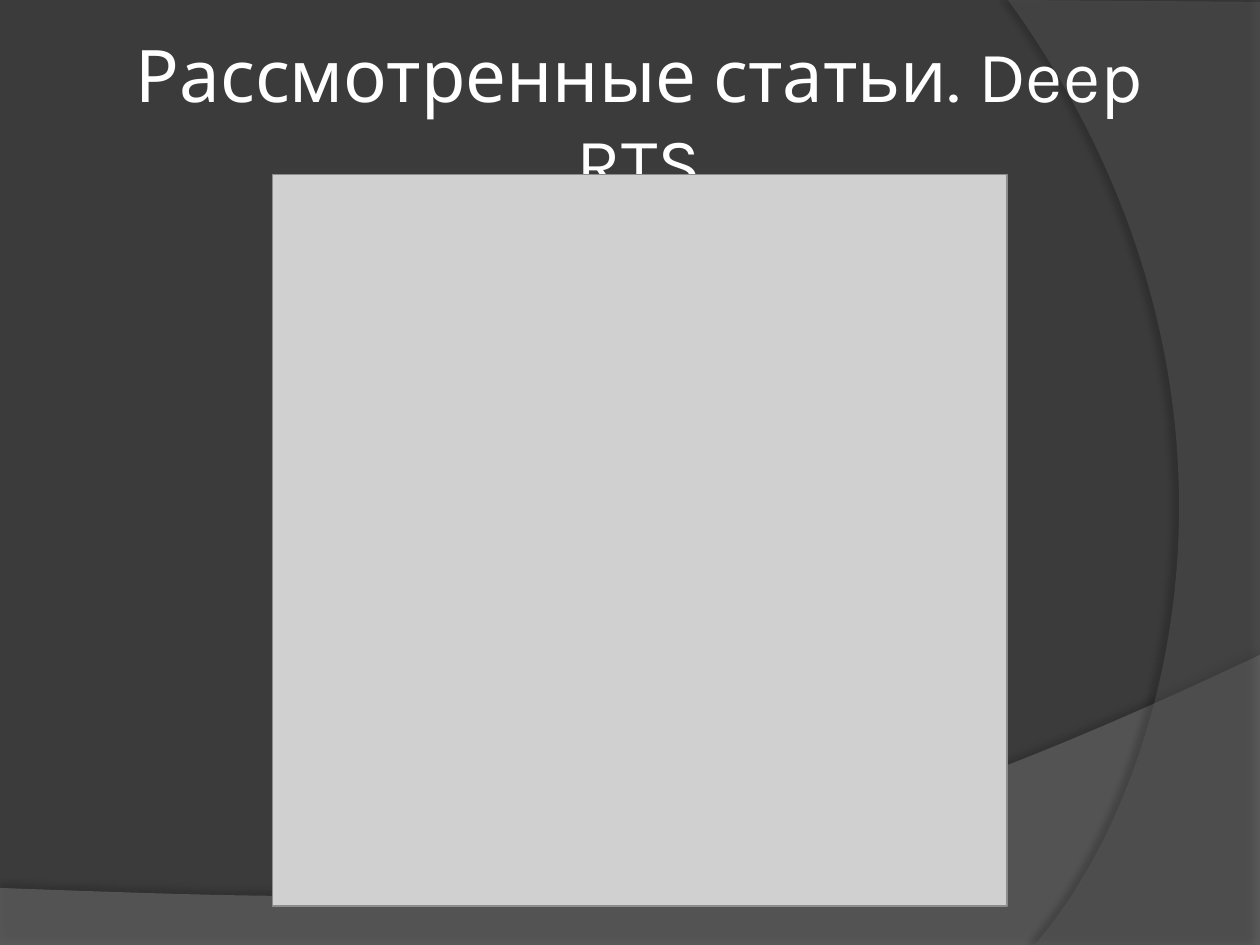
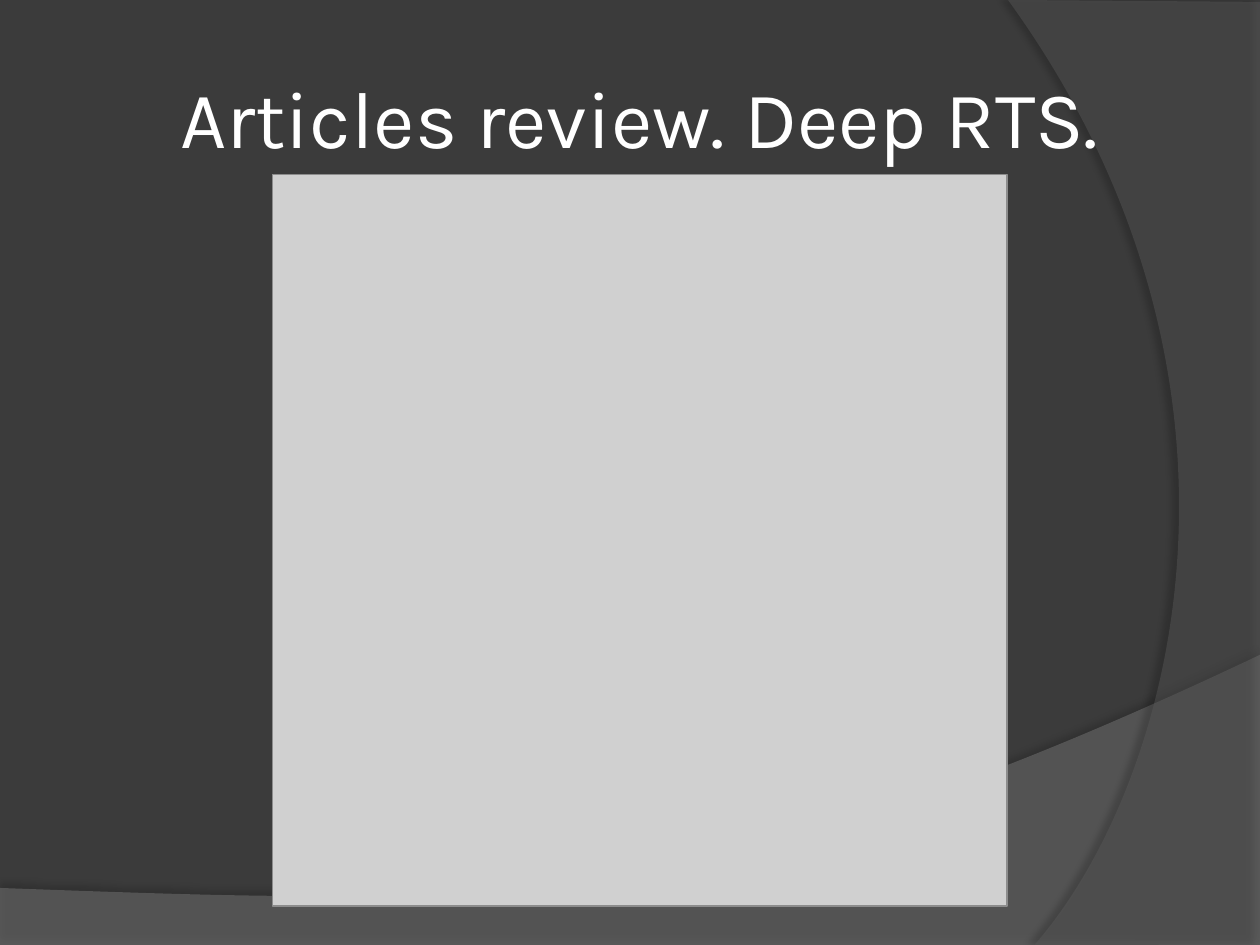
Before and after one commit to 7kia/Sciense-English, a slide deck: slide 4 of Kolchin_GW_ru.pptx. Drawn at 1260x945 pixels with LibreOffice and Linux fonts; fonts in the diff are those of the drawing; grey boxes stand for pictures. Boxes give left, top, right and bottom in pixels: in the first picture for what was removed or moved away, otherwise in the second. Text is boxed around its words. In the diff, an @@ line names an element or a change of style, - is before the commit and + after.

```diff
--- a/Kolchin_GW_ru.pptx
+++ b/Kolchin_GW_ru.pptx
@@ title at <box>180,92,1098,167</box>: text changed; size 41.4 to 46 pt @@
-Рассмотренные статьи. Deep RTS
+Articles review. Deep RTS.
```
Also in this commit, not shown: 2 other slides changed, 1 slide added, 1 slide removed, 1 other file.
